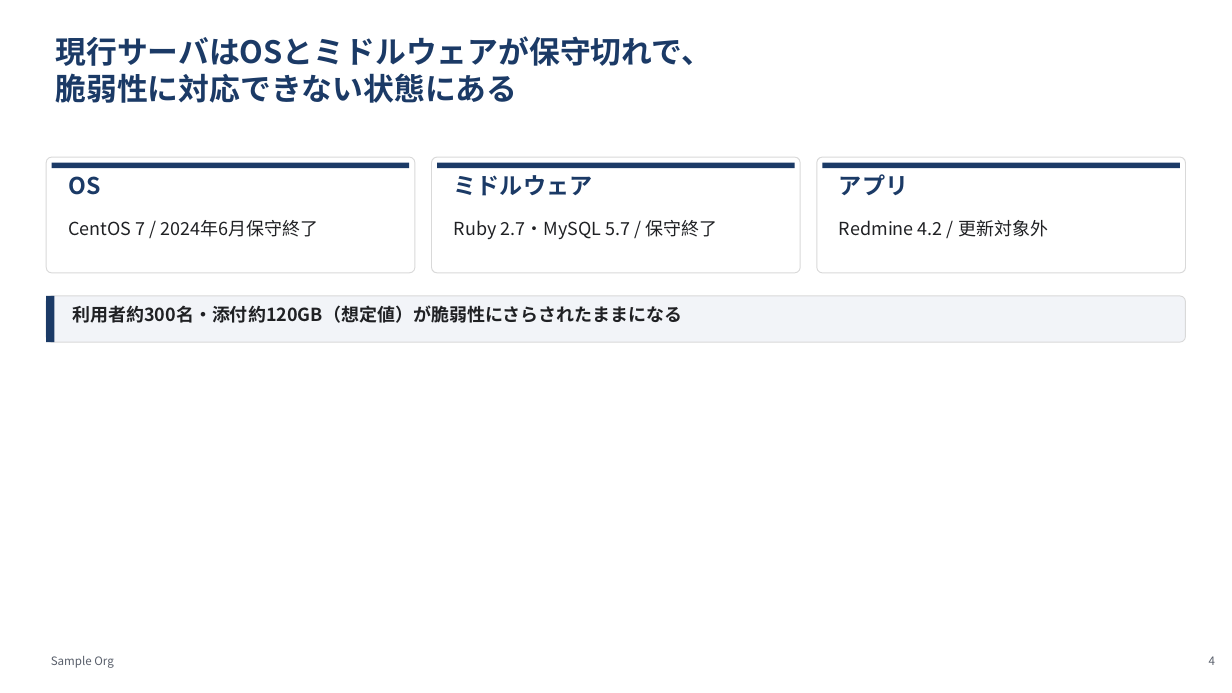
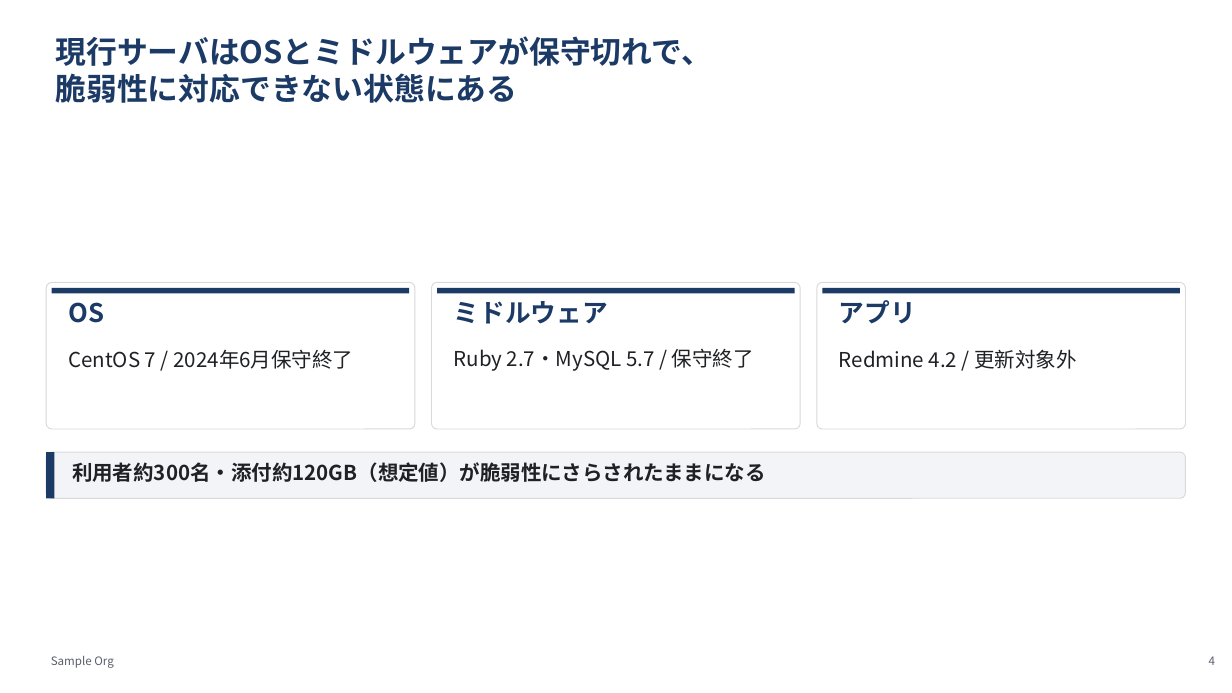
Before and after one commit to YHirano7/Artifacts, a slide deck: slide 4 of skills/pptx-deck/examples/redmine-migration/redmine-migration.pptx. Drawn at 1232x693 pixels with LibreOffice and Linux fonts; fonts in the diff are those of the drawing. Boxes give left, top, right and bottom in pixels: in the first picture for what was removed or moved away, otherwise in the second. Text is boxed around its words. In the diff, an @@ line names an element or a change of style, - is before the commit and + after.

```diff
--- a/skills/pptx-deck/examples/redmine-migration/redmine-migration.pptx
+++ b/skills/pptx-deck/examples/redmine-migration/redmine-migration.pptx
@@ rounded rectangle: place and size @@
-rounded rectangle at box(46, 157, 415, 273)
+rounded rectangle at box(46, 283, 415, 430)
@@ rounded rectangle: place and size @@
-rounded rectangle at box(432, 157, 800, 273)
+rounded rectangle at box(432, 283, 800, 430)
@@ proportions changed in 3 elements at box(46, 283, 415, 430), box(432, 283, 800, 430), box(817, 283, 1186, 430) @@
@@ rounded rectangle: place and size @@
-rounded rectangle at box(817, 157, 1186, 273)
+rounded rectangle at box(817, 283, 1186, 430)
@@ 3 texts, 3 rectangles: place and size @@
-3 texts, 3 rectangles at box(52, 163, 1180, 196)
+3 texts, 3 rectangles at box(52, 288, 1180, 324)
@@ size 18 to 20 pt in 3 elements at box(68, 302, 104, 323), box(454, 301, 608, 324), box(839, 300, 916, 324) @@
@@ text "CentOS 7 / 2024年6月保守終了": place and size @@
-text "CentOS 7 / 2024年6月保守終了" at box(68, 220, 319, 237)
+text "CentOS 7 / 2024年6月保守終了" at box(68, 350, 353, 369)
@@ text "Ruby 2.7・MySQL 5.7 / 保守終了": place and size @@
-text "Ruby 2.7・MySQL 5.7 / 保守終了" at box(454, 220, 718, 239)
+text "Ruby 2.7・MySQL 5.7 / 保守終了" at box(454, 349, 754, 371)
@@ text "Redmine 4.2 / 更新対象外": place and size @@
-text "Redmine 4.2 / 更新対象外" at box(839, 220, 1048, 237)
+text "Redmine 4.2 / 更新対象外" at box(839, 349, 1076, 369)
@@ 1 text, 1 rounded rectangle, 1 rectangle: place and size @@
-1 text, 1 rounded rectangle, 1 rectangle at box(46, 296, 1186, 342)
+1 text, 1 rounded rectangle, 1 rectangle at box(46, 452, 1186, 498)
@@ size 14 to 16 pt in 4 elements at box(68, 350, 353, 369), box(839, 349, 1076, 369), box(454, 349, 754, 371), box(72, 462, 766, 482) @@
```
Also in this commit, not shown: 5 other slides changed, 39 other files.
